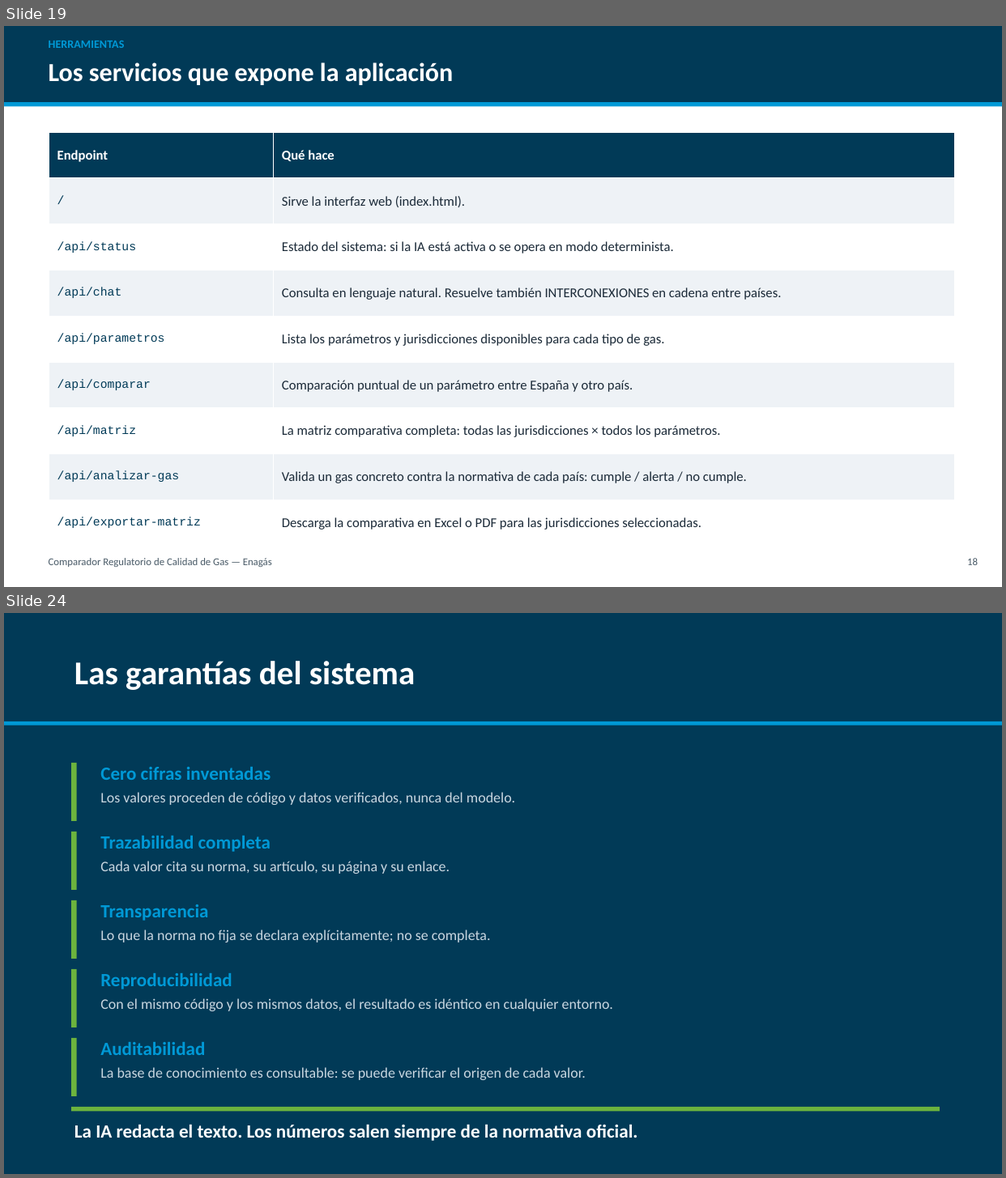
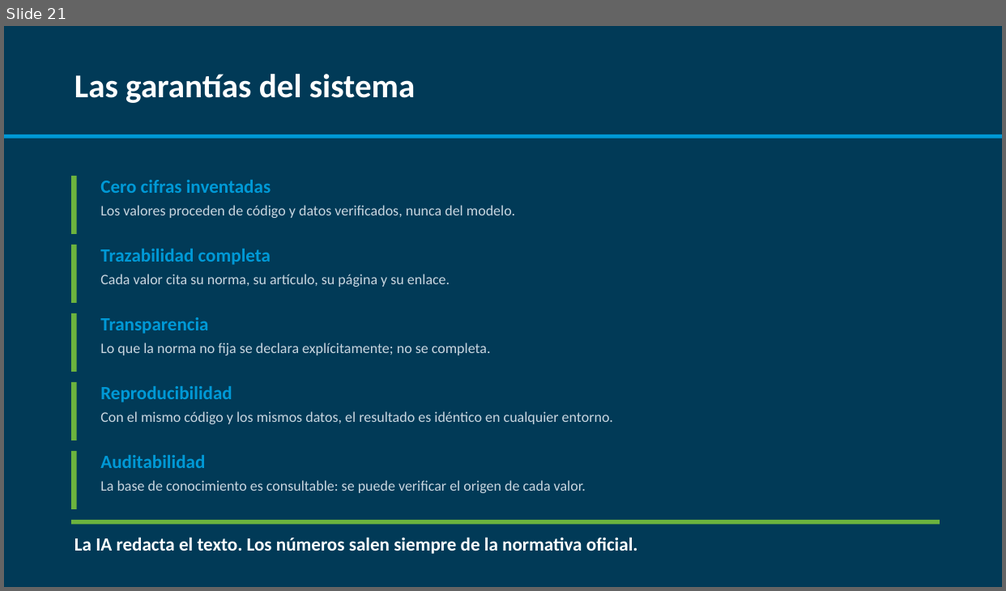
Before and after one commit to CarlosOlivaZurdo/ENAG-S_G1, a slide deck: docs/Presentacion_Comparador_Gas.pptx. Shown one above the other, each under a label of ours: slides 19 and 24 before the commit, slide 21 after it; the slides between them are not shown. The pictures are 1006x1178 and 1006x591 pixels, drawn with LibreOffice and Linux fonts; fonts in the diff are those of the drawing. Boxes give left, top, right and bottom in pixels: in the first picture for what was removed or moved away, otherwise in the second. Text is boxed around its words. In the diff, an @@ line names an element or a change of style, - is before the commit and + after.

```diff
--- a/docs/Presentacion_Comparador_Gas.pptx
+++ b/docs/Presentacion_Comparador_Gas.pptx
@@ slide 19 removed at (4,26,1002,587), background #FFFFFF @@
@@ rectangle removed at (4,26,1002,102) @@
@@ text removed at (49,41,125,48) @@
-HERRAMIENTAS
@@ text removed at (49,62,453,85) @@
-Los servicios que expone la aplicación
@@ rectangle removed at (4,102,1002,107) @@
@@ table removed at (49,132,955,546), 9 rows, 2 columns @@
-Endpoint | Qué hace
-/ | Sirve la interfaz web (index.html).
-/api/status | Estado del sistema: si la IA está activa o se opera en modo determinista.
-/api/chat | Consulta en lenguaje natural. Resuelve también INTERCONEXIONES en cadena entre países.
-/api/parametros | Lista los parámetros y jurisdicciones disponibles para cada tipo de gas.
-/api/comparar | Comparación puntual de un parámetro entre España y otro país.
-/api/matriz | La matriz comparativa completa: todas las jurisdicciones × todos los parámetros.
-/api/analizar-gas | Valida un gas concreto contra la normativa de cada país: cumple / alerta / no cumple.
-/api/exportar-matriz | Descarga la comparativa en Excel o PDF para las jurisdicciones seleccionadas.
@@ text removed at (49,558,272,567) @@
-Comparador Regulatorio de Calidad de Gas — Enagás
@@ text removed at (967,558,978,565) @@
-18
@@ what was slide 24 is now slide 21 @@
```
Also in this commit, not shown: 8 slides changed, 2 other slides removed, 1 other file.
